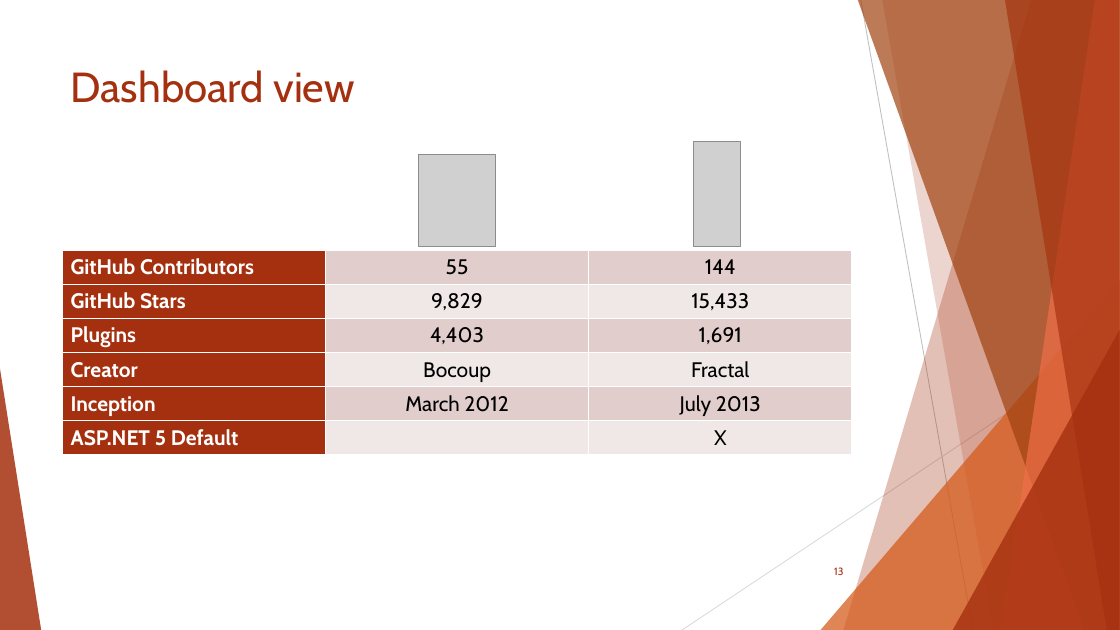
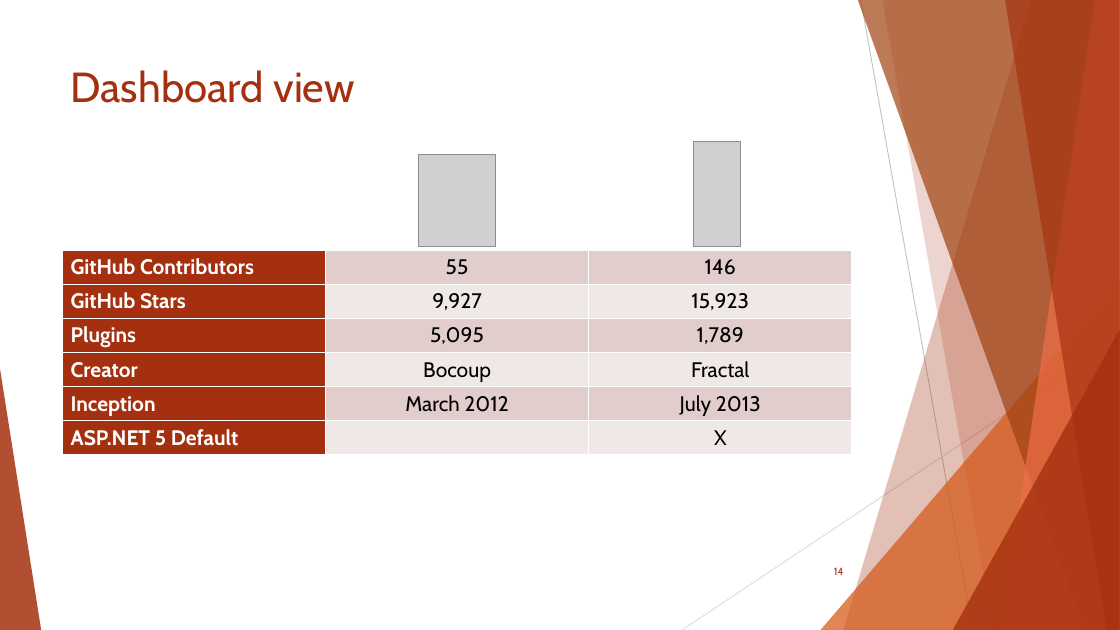
Before and after one commit to scottaddie/slide-decks, a slide deck: slide 14 of JavaScript Task Runners for the ASP.NET Developer.pptx (slide 13 before the commit). Drawn at 1120x630 pixels with LibreOffice and Linux fonts; fonts in the diff are those of the drawing; grey boxes stand for pictures. Boxes give left, top, right and bottom in pixels: in the first picture for what was removed or moved away, otherwise in the second. Text is boxed around its words. In the diff, an @@ line names an element or a change of style, - is before the commit and + after.

```diff
--- a/JavaScript Task Runners for the ASP.NET Developer.pptx
+++ b/JavaScript Task Runners for the ASP.NET Developer.pptx
@@ table at [62,250,851,455] @@
-row 1, column 3: 144
+row 1, column 3: 146
-row 2, column 2: 9,829
+row 2, column 2: 9,927
-row 2, column 3: 15,433
+row 2, column 3: 15,923
-row 3, column 2: 4,403
+row 3, column 2: 5,095
-row 3, column 3: 1,691
+row 3, column 3: 1,789
@@ page number at [834,567,844,575]: text changed @@
-13
+14
```
Also in this commit, not shown: 3 other slides changed, 1 slide added.
